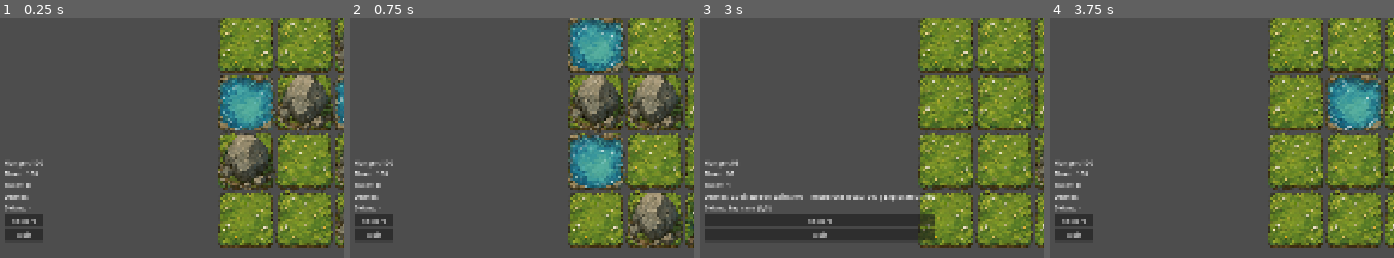
Above: before the commit, frames 1-4 (left to right).
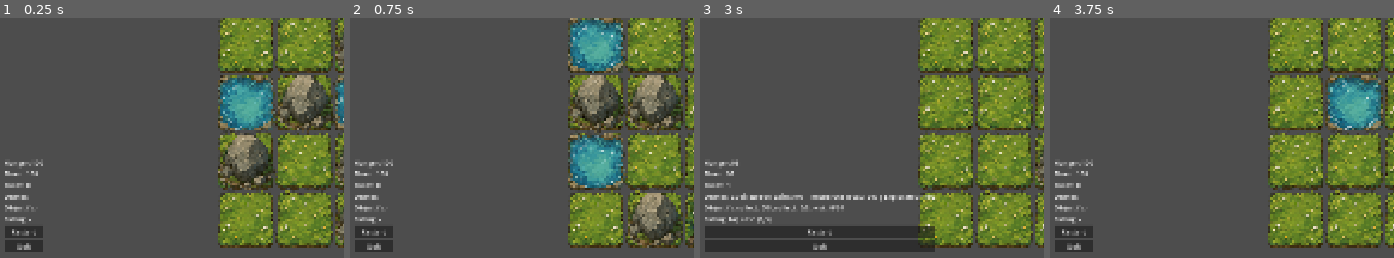
Above: after the commit, the same moments.

Repository: CharlieG42/Zimut
Game: Godot game, scene res://scenes/world.tscn
The game is run twice, just before and just after one commit, with the same random seed, the same clock (stepped at 60 frames per second) and the same inputs.
Inputs (mouse positions are % of the whole screen's width and height, from its top left):
- Up to frame 1 (0.25 s): no input
- Up to frame 2 (0.75 s): click "Restart" at 0.5 s
- Up to frame 3 (3 s): click "Restart" at 1.25 s; click "Restart" at 2 s; tap Enter at 2.75 s; move the mouse to (84, 44) at 2.77 s; hold Right (ui_right) from 2.78 s (still down); click (84, 44) at 2.92 s
- Up to frame 4 (3.75 s): release Right (ui_right) at 3.5 s; click "Restart" at 3.5 s
The pictures show only the part of the screen within x 0-50%, y 50-100%; the shares and areas given below are measured in that part.

The runs differ from the first frame. In frame 1, 1.3% of the frame differs, in the area x 1-13%, y 77-98%; in frame 2, 1.3%; in frame 3, 7.8%, in the area x 1-69%, y 77-98%; in frame 4, 1.3%.

Commit message:
UI: Add quest objectives, keep progress %, add Victory panel

Diff:
--- a/prototype/zoe/scripts/world.gd
+++ b/prototype/zoe/scripts/world.gd
@@ -8,6 +8,7 @@
 @onready var ui: Control
 @onready var game_manager: Node
 @onready var game_over_panel: CanvasLayer
+@onready var victory_panel: CanvasLayer
 @onready var quest_manager: QuestManager
 
 var grid := []
@@ -15,6 +16,7 @@
 var hunger := 100
 var thirst := 100
 var game_over := false
+var all_quests_completed := false
 
 func _ready():
 	_setup_grid()
@@ -22,6 +24,7 @@
 	_setup_ui()
 	_setup_game_manager()
 	_setup_game_over_panel()
+	_setup_victory_panel()
 	_setup_quest_manager()
 	print("[World] pret. Node racine='", name, "'")
 
@@ -110,10 +113,14 @@
 	turn_label.name = "TurnLabel"
 	turn_label.text = "Turns: %d" % turn_count
 	vbox.add_child(turn_label)
-	var quest_label := Label.new()
-	quest_label.name = "QuestLabel"
-	quest_label.text = "Quetes: -"
-	vbox.add_child(quest_label)
+	var quest_progress_label := Label.new()
+	quest_progress_label.name = "QuestProgressLabel"
+	quest_progress_label.text = "Quetes: -"
+	vbox.add_child(quest_progress_label)
+	var quest_objectives_label := Label.new()
+	quest_objectives_label.name = "QuestObjectivesLabel"
+	quest_objectives_label.text = "Objectifs: -"
+	vbox.add_child(quest_objectives_label)
 	var debug_label := Label.new()
 	debug_label.name = "DebugLabel"
 	debug_label.text = "Debug: -"
@@ -176,6 +183,48 @@
 	layer.visible = false
 	game_over_panel = layer
 
+func _setup_victory_panel():
+	var layer := CanvasLayer.new()
+	layer.name = "VictoryLayer"
+	add_child(layer)
+	var background := ColorRect.new()
+	background.name = "VictoryBackground"
+	background.color = Color(0, 0, 0, 0.7)
+	background.anchor_right = 1.0
+	background.anchor_bottom = 1.0
+	background.size = get_viewport_rect().size
+	layer.add_child(background)
+	var panel := VBoxContainer.new()
+	panel.name = "VictoryPanel"
+	panel.size_flags_horizontal = Control.SIZE_SHRINK_CENTER
+	panel.size_flags_vertical = Control.SIZE_SHRINK_CENTER
+	background.add_child(panel)
+	var title_label := Label.new()
+	title_label.name = "VictoryTitle"
+	title_label.text = "Victoire !"
+	title_label.add_theme_color_override("font_color", Color.GREEN)
+	title_label.add_theme_font_size_override("font_size", 32)
+	panel.add_child(title_label)
+	var message_label_v := Label.new()
+	message_label_v.name = "VictoryMessage"
+	message_label_v.text = "Toutes les quetes sont terminees !"
+	message_label_v.add_theme_font_size_override("font_size", 24)
+	panel.add_child(message_label_v)
+	var restart_btn := Button.new()
+	restart_btn.name = "VictoryRestart"
+	restart_btn.text = "Recommencer"
+	restart_btn.size_flags_horizontal = Control.SIZE_SHRINK_CENTER
+	restart_btn.pressed.connect(_on_restart_pressed)
+	panel.add_child(restart_btn)
+	var quit_btn := Button.new()
+	quit_btn.name = "VictoryQuit"
+	quit_btn.text = "Quitter"
+	quit_btn.size_flags_horizontal = Control.SIZE_SHRINK_CENTER
+	quit_btn.pressed.connect(_on_quit_pressed)
+	panel.add_child(quit_btn)
+	layer.visible = false
+	victory_panel = layer
+
 func _setup_quest_manager():
 	var qm := Node.new()
 	qm.name = "QuestManager"
@@ -185,6 +234,7 @@
 	quest_manager.player_node = player_node
 	quest_manager.world_node = self
 	quest_manager.start_all_quests()
+	quest_manager.quest_completed.connect(_on_quest_completed)
 
 func update_ui():
 	ui.get_node("StatsContainer/HungerLabel").text = "Hunger: %d" % hunger
@@ -199,9 +249,22 @@
 				if i > 0:
 					quest_text += " | "
 				quest_text += "%s: %.0f%%" % [q["title"], q["progress"] * 100]
-			ui.get_node("StatsContainer/QuestLabel").text = "Quetes: %s" % quest_text
+			ui.get_node("StatsContainer/QuestProgressLabel").text = "Quetes: %s" % quest_text
+			# Build objectives text
+			var objectives_text = "Objectifs: "
+			var first_obj = true
+			for quest_id in quest_manager.active_quests:
+				var quest = quest_manager.active_quests[quest_id]
+				var obj_text = quest.get_progress_text()
+				if not first_obj:
+					objectives_text += ", "
+				else:
+					first_obj = false
+				objectives_text += obj_text
+			ui.get_node("StatsContainer/QuestObjectivesLabel").text = objectives_text
 		else:
-			ui.get_node("StatsContainer/QuestLabel").text = "Quetes: -"
+			ui.get_node("StatsContainer/QuestProgressLabel").text = "Quetes: -"
+			ui.get_node("StatsContainer/QuestObjectivesLabel").text = "Objectifs: -"
 
 func _set_debug(text: String):
 	if ui and ui.has_node("StatsContainer/DebugLabel"):
@@ -221,6 +284,26 @@
 func hide_game_over():
 	if game_over_panel:
 		game_over_panel.visible = false
+
+func show_victory():
+	if victory_panel:
+		victory_panel.visible = true
+
+func hide_victory():
+	if victory_panel:
+		victory_panel.visible = false
+
+func _on_quest_completed(quest_id: String):
+	# Check if all quests are completed
+	if quest_manager:
+		var all_completed = true
+		for quest_id_active in quest_manager.active_quests:
+			all_completed = false
+			break
+		if all_completed and quest_manager.completed_quests.size() > 0:
+			all_quests_completed = true
+			game_over = true
+			show_victory()
 
 func _on_player_collect(item_type: String):
 	if item_type == "berries":
@@ -269,6 +352,7 @@
 
 func _on_restart_pressed():
 	hide_game_over()
+	hide_victory()
 	get_tree().reload_current_scene()
 
 func _on_quit_pressed():
